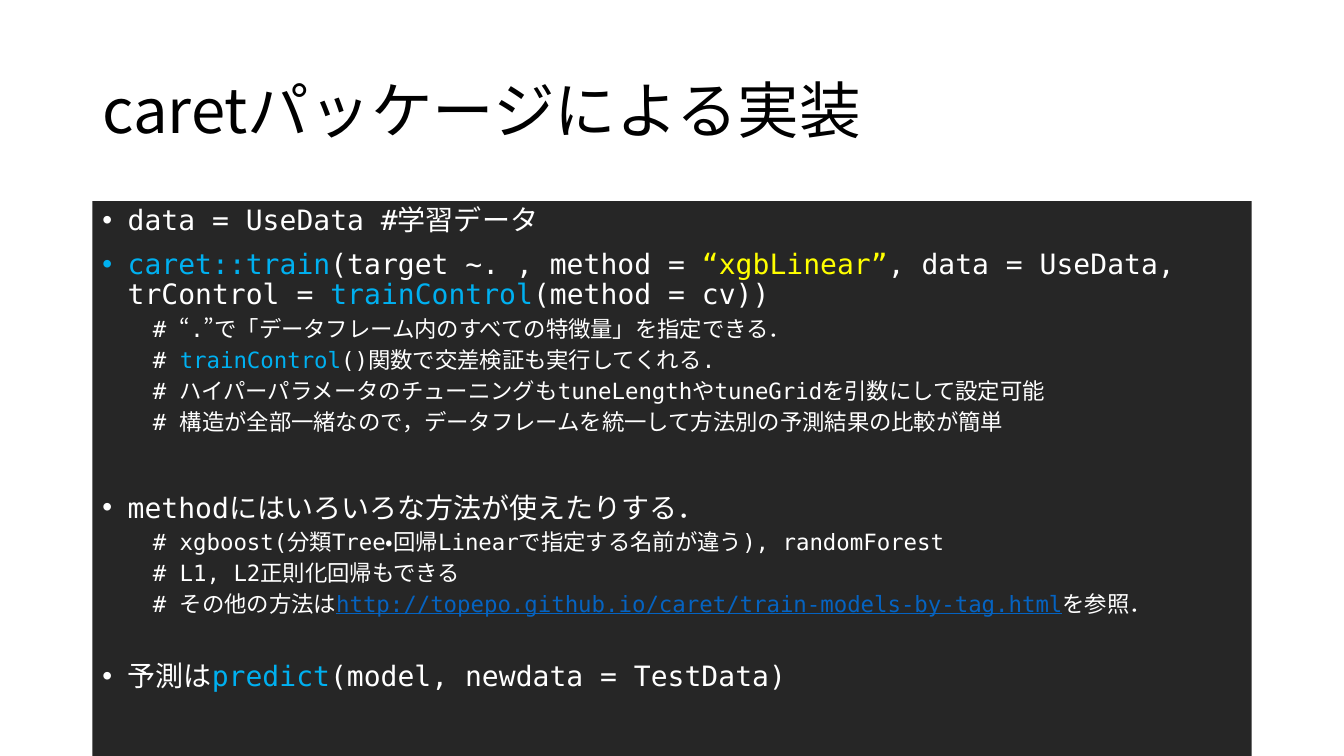
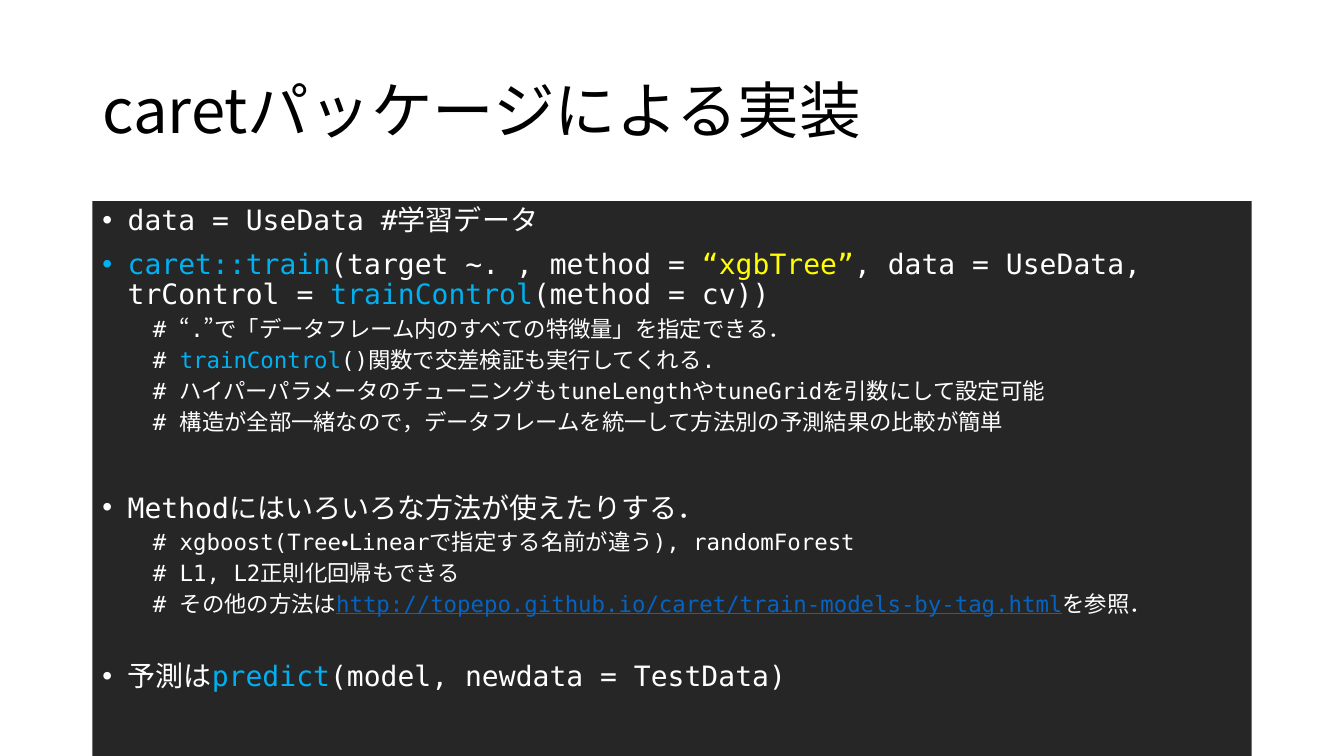
Before and after one commit to 8-u8/Kaggle, a slide deck: slide 22 of Santander/output/caretパッケージを使ったXGBoostのformula型.pptx. Drawn at 1344x756 pixels with LibreOffice and Linux fonts; fonts in the diff are those of the drawing. Boxes give left, top, right and bottom in pixels: in the first picture for what was removed or moved away, otherwise in the second. Text is boxed around its words. In the diff, an @@ line names an element or a change of style, - is before the commit and + after.

Commit message:
編集

```diff
--- a/Santander/output/caretパッケージを使ったXGBoostのformula型.pptx
+++ b/Santander/output/caretパッケージを使ったXGBoostのformula型.pptx
@@ text at (128, 252, 1141, 308): text changed @@
-• caret::train(target ~. , method = “xgbLinear”, data = UseData, trControl = trainControl(method = cv))
+• caret::train(target ~. , method = “xgbTree”, data = UseData, trControl = trainControl(method = cv))
@@ text at (128, 495, 854, 555): text changed @@
-• methodにはいろいろな方法が使えたりする．
-  # xgboost(分類Tree・回帰Linearで指定する名前が違う), randomForest
+• Methodにはいろいろな方法が使えたりする．
+  # xgboost(Tree・Linearで指定する名前が違う), randomForest
```
